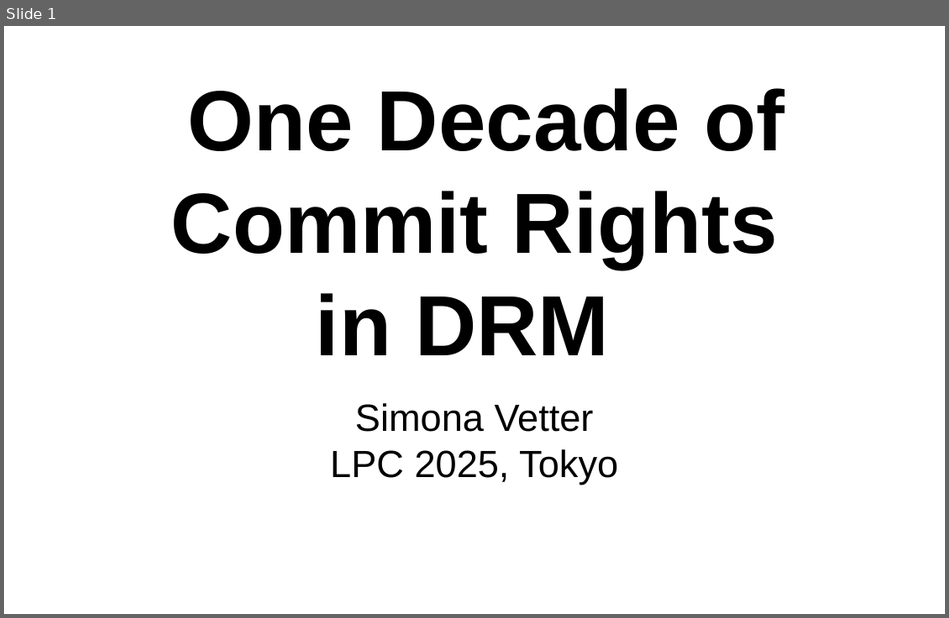
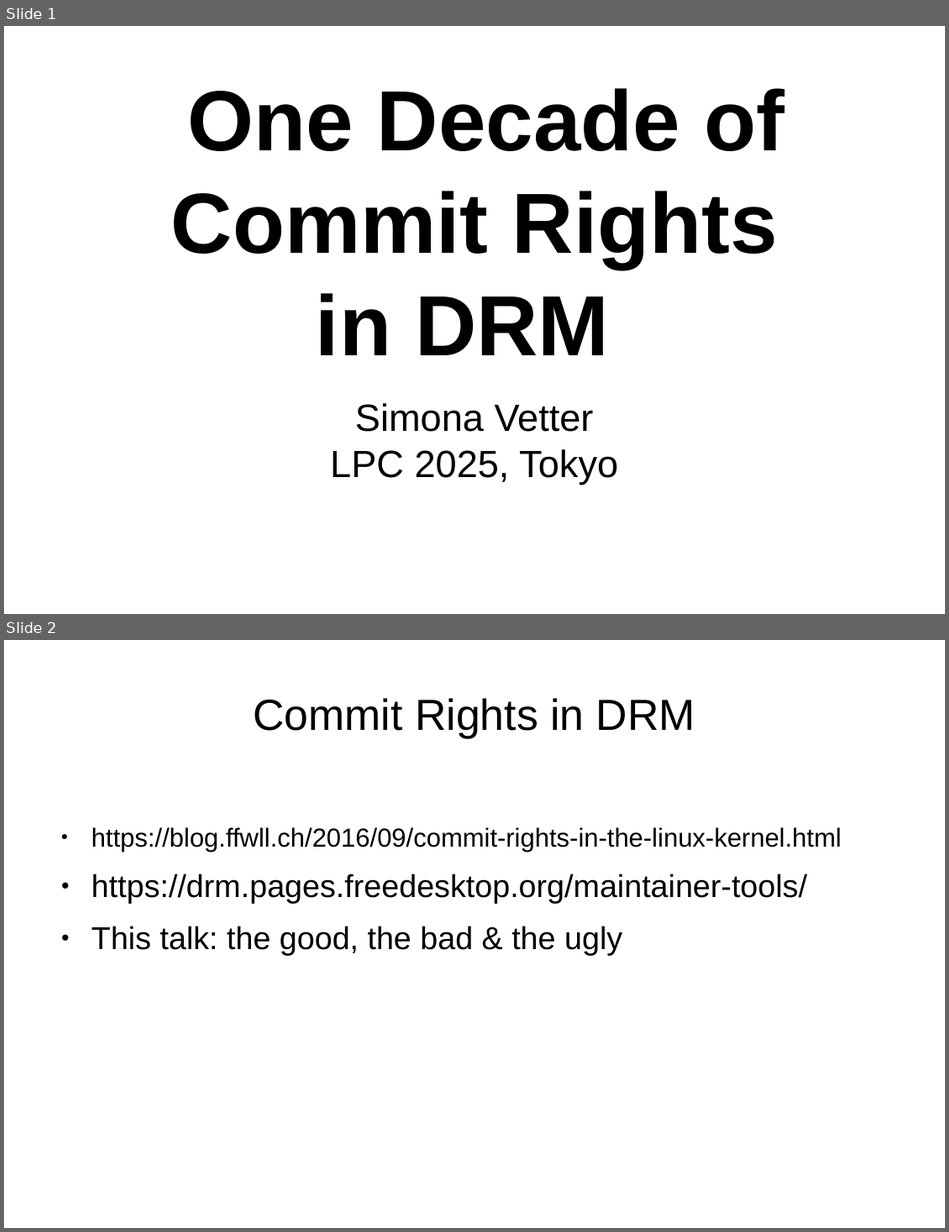
Before and after one commit to danvet/danvet.github.io, a slide deck: slides/lpc-2025-commit-rights.odp. Shown one above the other, each under a label of ours: slide 1 before the commit, slides 1 and 2 after it. The pictures are 949x618 and 949x1232 pixels, drawn with LibreOffice and Linux fonts; fonts in the diff are those of the drawing. Boxes give left, top, right and bottom in pixels: in the first picture for what was removed or moved away, otherwise in the second. Text is boxed around its words. In the diff, an @@ line names an element or a change of style, - is before the commit and + after.

```diff
--- a/slides/lpc-2025-commit-rights.odp
+++ b/slides/lpc-2025-commit-rights.odp
@@ slide 2 added at (4, 640, 945, 1228), background #FFFFFF @@
@@ title added at (253, 698, 695, 738), 36.7 pt, text #000000 @@
+Commit Rights in DRM
@@ text added at (91, 827, 841, 956), 26.7 pt, text #000000 @@
+● https://blog.ffwll.ch/2016/09/commit-rights-in-the-linux-kernel.html
+● https://drm.pages.freedesktop.org/maintainer-tools/
+● This talk: the good, the bad & the ugly
```
Also in this commit, not shown: 12 other slides added, 1 slide removed.
